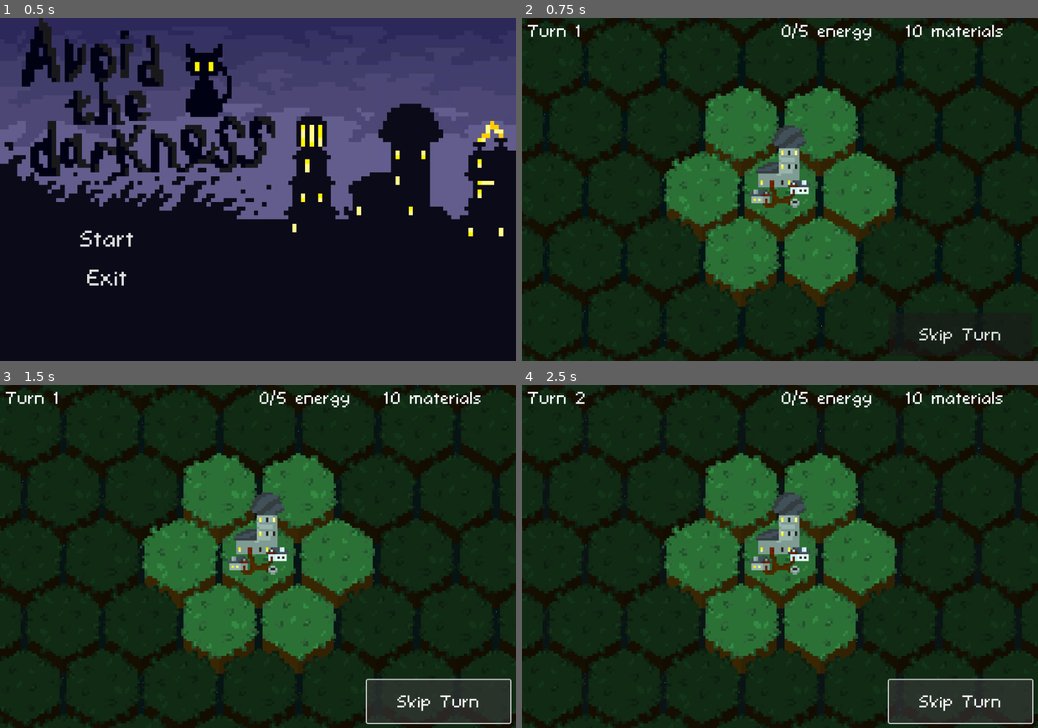
Above: before the commit, frames 1-4 (two rows, left to right).
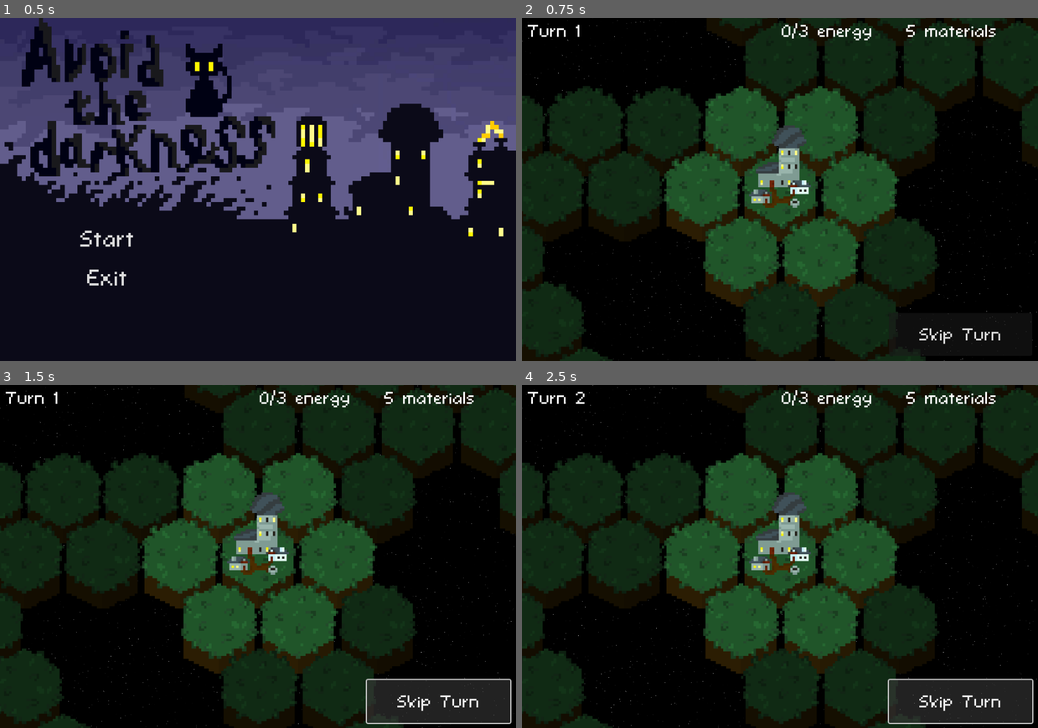
Above: after the commit, the same moments.

Repository: KlaimP/GameJam2.0
Game: Godot game, scene res://menu.tscn
Two runs of this game, one before a commit and one after it. Both use one fixed random seed, a clock stepped at 60 frames per second and the inputs below.
Inputs:
- Up to frame 1 (0.5 s): no input
- Up to frame 2 (0.75 s): click "Start" at 0.5 s
- Up to frame 3 (1.5 s): click "Skip Turn" at 1.25 s
- Up to frame 4 (2.5 s): click "Skip Turn" at 2 s

Frame 1 is identical in both runs. In frame 2, 43% of the frame differs, in the area x 0-100%, y 0-100%; in frame 3, 43%; in frame 4, 43%.

Commit message:
Уже даже играбельно

Diff:
--- a/components/BuildMenu.gd
+++ b/components/BuildMenu.gd
@@ -2,7 +2,7 @@
 
 
 var choosedTile
-var price = [2,2,3]
+var price = [5,7,12]
 var castle
 
 func _ready():
--- a/components/Castle.gd
+++ b/components/Castle.gd
@@ -1,7 +1,7 @@
 extends Node2D
 
-var curMaterials := 10
-var maxEnergy := 5
+var curMaterials := 5
+var maxEnergy := 3
 var consumedEnergy := 0
 var playedTurns = 0
 
@@ -9,7 +9,7 @@
 
 var energyConsumers: Array
 
-var lightPower = 2
+var lightPower = 1
 var tile
 
 func _ready():
--- a/components/Factory.gd
+++ b/components/Factory.gd
@@ -1,7 +1,7 @@
 extends Node2D
 
 
-var materialGeneration := 2
+var materialGeneration := 3
 var neededEnergy := 1
 var castle
 
--- a/components/Light.gd
+++ b/components/Light.gd
@@ -8,7 +8,7 @@
 
 var level = 0
 var levelMax = 2
-var upgradeCost = [3,5]
+var upgradeCost = [8,10]
 
 var lightPower = 1
 
@@ -36,13 +36,15 @@
 	if castle.take_materials(upgradeCost[level]):
 		level += 1
 		neededEnergy += 1
-		lightPower += 1
+		lightPower += level
 		$LevelLabel.text = str(level + 1)
 		EventBus.end_turn.emit()
 		tile.change_light(0)
 		for neigh in tile.connectedTiles:
 			neigh.change_light(0)
 		if level >= levelMax: $Button.hide()
+	else:
+		EventBus.show_info.emit("Not enough material")
 
 
 func work():
--- a/components/LightGenerator.gd
+++ b/components/LightGenerator.gd
@@ -1,6 +1,6 @@
 extends Node2D
 
-var energyGeneration := 3
+var energyGeneration := 4
 var castle
 
 func _ready():
--- /dev/null
+++ b/default_bus_layout.tres
@@ -0,0 +1,4 @@
+[gd_resource type="AudioBusLayout" format=3 uid="uid://b1sjilwxepb6c"]
+
+[resource]
+bus/0/volume_db = 6.02
--- a/main.tscn
+++ b/main.tscn
@@ -14,40 +14,22 @@
 [ext_resource type="Script" path="res://InfoLabel.gd" id="10_flnke"]
 [ext_resource type="Shader" path="res://shaders/back.gdshader" id="11_epf3o"]
 
-[sub_resource type="Gradient" id="Gradient_fu22i"]
-offsets = PackedFloat32Array(0, 0.631148, 1)
-colors = PackedColorArray(0.0321603, 0.0062845, 0.056051, 1, 0.0144809, 3.26687e-06, 0.0212623, 1, 1, 1, 1, 1)
-
-[sub_resource type="GradientTexture2D" id="GradientTexture2D_kd13c"]
-gradient = SubResource("Gradient_fu22i")
-
-[sub_resource type="Gradient" id="Gradient_don4t"]
-
-[sub_resource type="FastNoiseLite" id="FastNoiseLite_y0ydo"]
-frequency = 0.05
-
-[sub_resource type="NoiseTexture2D" id="NoiseTexture2D_0npb4"]
-seamless = true
-color_ramp = SubResource("Gradient_don4t")
-noise = SubResource("FastNoiseLite_y0ydo")
-
-[sub_resource type="Gradient" id="Gradient_2gde2"]
-
-[sub_resource type="FastNoiseLite" id="FastNoiseLite_yur27"]
-frequency = 0.05
-
-[sub_resource type="NoiseTexture2D" id="NoiseTexture2D_s4i6t"]
-seamless = true
-color_ramp = SubResource("Gradient_2gde2")
-noise = SubResource("FastNoiseLite_yur27")
-
 [sub_resource type="ShaderMaterial" id="ShaderMaterial_avt40"]
 shader = ExtResource("11_epf3o")
-shader_parameter/scroll = Vector2(0.1, 0.1)
-shader_parameter/scroll2 = Vector2(0.2, 0.2)
-shader_parameter/noise = SubResource("NoiseTexture2D_0npb4")
-shader_parameter/noise2 = SubResource("NoiseTexture2D_s4i6t")
-shader_parameter/colorTexture = SubResource("GradientTexture2D_kd13c")
+shader_parameter/stars_on = true
+shader_parameter/timeScaleFactor = 0.04
+shader_parameter/colour_muiltiplier = Color(1, 1, 1, 1)
+shader_parameter/colour_muiltiplier2 = Color(1, 1, 1, 1)
+shader_parameter/brightness = 1.0
+shader_parameter/clouds_resolution = 3.0
+shader_parameter/clouds_intesity = 0.0
+shader_parameter/waveyness = 0.5
+shader_parameter/fragmentation = 7.0
+shader_parameter/distortion = 0.5
+shader_parameter/clouds_alpha = 0.5
+shader_parameter/movement = 1.0
+shader_parameter/blur = 0.0
+shader_parameter/blur2 = 0.01
 
 [sub_resource type="Gradient" id="Gradient_2s08p"]
 
--- a/map/map.gd
+++ b/map/map.gd
@@ -15,13 +15,13 @@
 
 # Map Size: [Min  Diameter, Max Diameter, Min Number of Tiles, Max Number of Tiles]
 var genSizeSettings: Dictionary = {
-	0: [1, 4, 32, 40],
+	0: [1, 8, 25, 90],
 	1: [2, 6, 45, 80],
 	2: [3, 10, 90, 120],
 	3: [4, 15, 200, 350]
 }
 var numberGenerated: int = 0
-var choosedSize: int = 3
+var choosedSize: int = 0
 
 
 @onready var tileScene: PackedScene = load("res://map/tile.tscn")
Not shown: 1 places in main.tscn that only renumber resources
Not shown: 1 places in menu.tscn that only renumber resources
